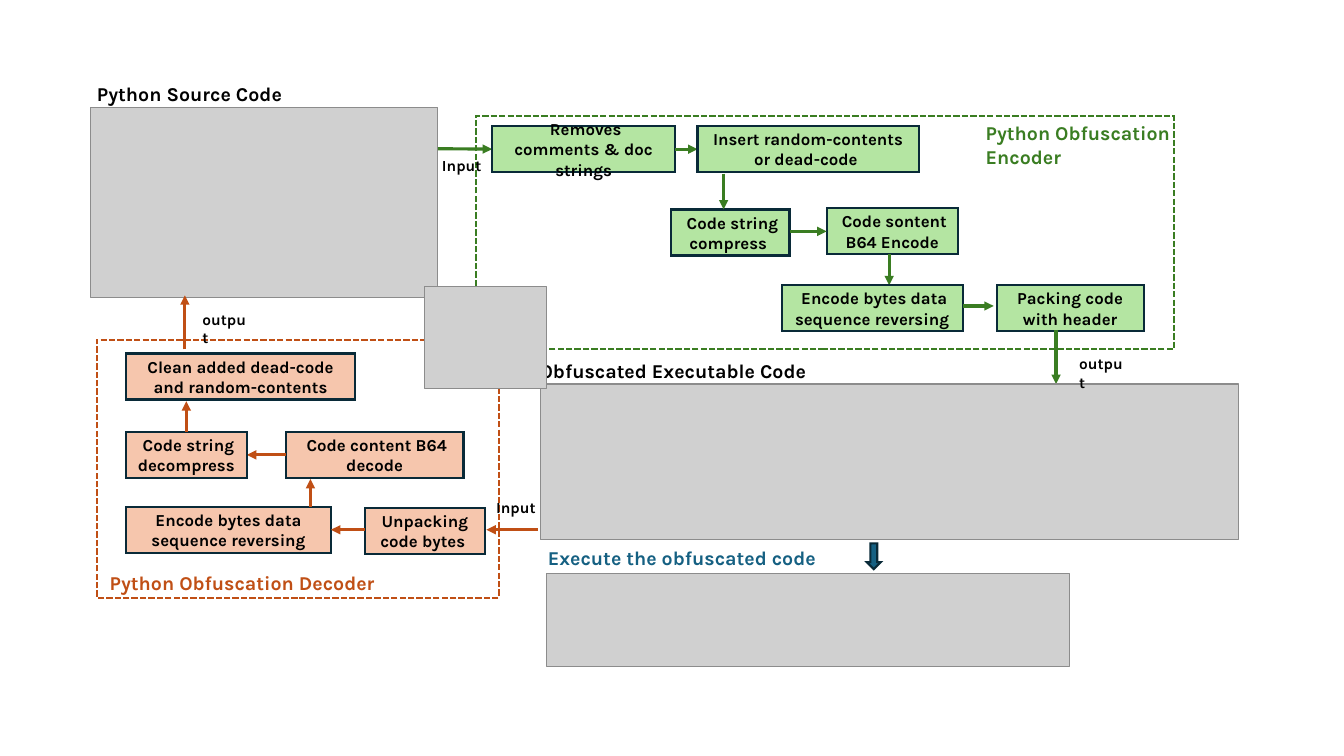
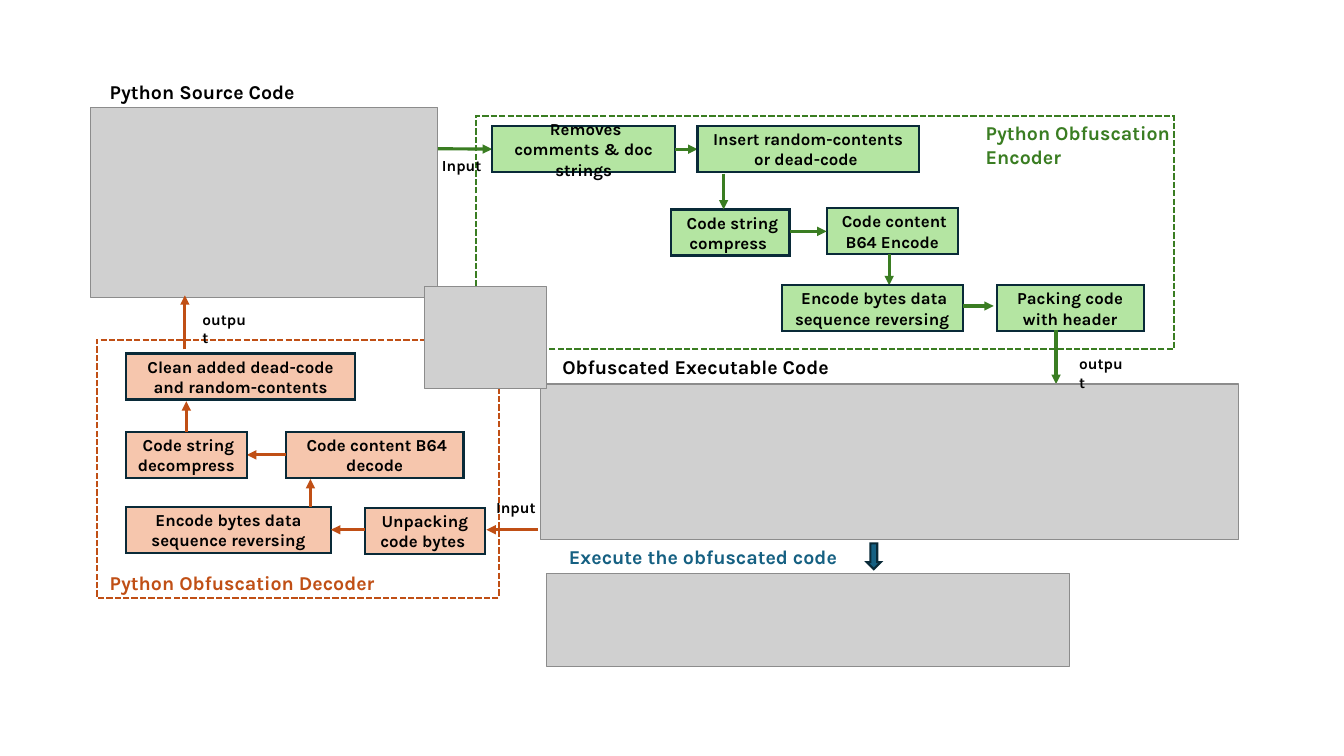
Before and after one commit to LiuYuancheng/Py-Code-Obfuscator, a slide deck: slide 3 of doc/designDoc.pptx. Drawn at 1344x756 pixels with LibreOffice and Linux fonts; fonts in the diff are those of the drawing; grey boxes stand for pictures. Boxes give left, top, right and bottom in pixels: in the first picture for what was removed or moved away, otherwise in the second. Text is boxed around its words. In the diff, an @@ line names an element or a change of style, - is before the commit and + after.

```diff
--- a/doc/designDoc.pptx
+++ b/doc/designDoc.pptx
@@ text "Python Source Code": place and size @@
-text "Python Source Code" at (97, 87, 282, 106)
+text "Python Source Code" at (110, 85, 295, 104)
@@ text in rectangle at (842, 215, 946, 249): text changed @@
-Code sontent B64 Encode
+Code content B64 Encode
@@ text "Obfuscated Executable Code" rewrapped from (540, 360, 806, 384) to (562, 360, 829, 375) @@
@@ text "Execute the obfuscated code": place and size @@
-text "Execute the obfuscated code" at (548, 551, 816, 566)
+text "Execute the obfuscated code" at (569, 550, 837, 565)
```
Also in this commit, not shown: 1 slide added, 6 other files.
